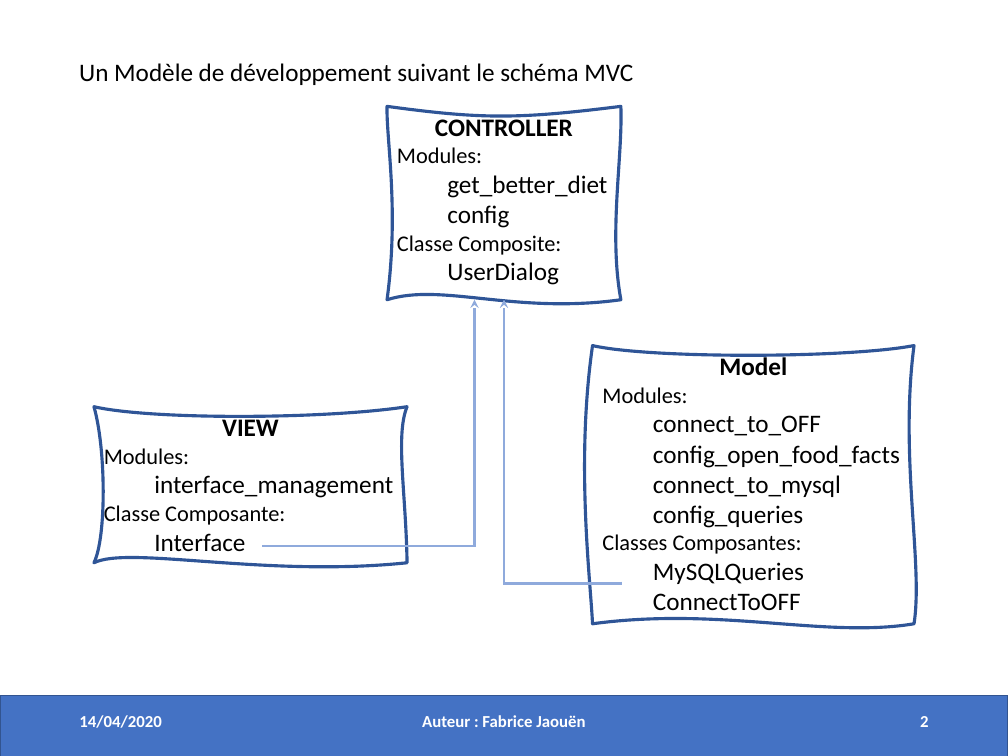
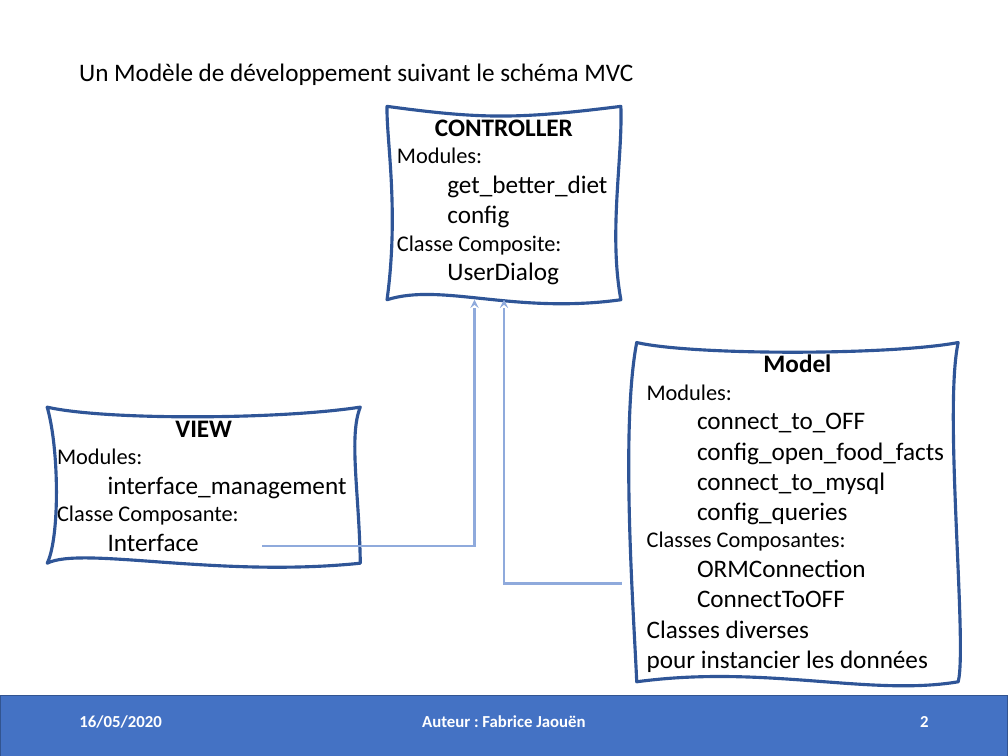
Before and after one commit to Fabrice-64/OC_Project_5, a slide deck: slide 2 of Project_5_Deliverables/Presentation_projet_5.pptx. Drawn at 1008x756 pixels with LibreOffice and Linux fonts; fonts in the diff are those of the drawing. Boxes give left, top, right and bottom in pixels: in the first picture for what was removed or moved away, otherwise in the second. Text is boxed around its words. In the diff, an @@ line names an element or a change of style, - is before the commit and + after.

```diff
--- a/Project_5_Deliverables/Presentation_projet_5.pptx
+++ b/Project_5_Deliverables/Presentation_projet_5.pptx
@@ freeform shape "Model": place and size @@
-freeform shape "Model" at [593,346,914,624]
+freeform shape "Model" at [637,343,959,682]
@@ freeform shape "VIEW": place and size @@
-freeform shape "VIEW" at [94,406,407,562]
+freeform shape "VIEW" at [47,407,361,563]
@@ text in freeform shape at [697,559,866,577]: text changed @@
-MySQLQueries
+ORMConnection
@@ text in freeform shape at [647,620,928,672]: paragraphs added @@
+Classes diverses
+pour instancier les données
@@ text at [79,715,161,728]: text changed @@
-14/04/2020
+16/05/2020
```
Also in this commit, not shown: 3 other slides changed, 9 other files.
